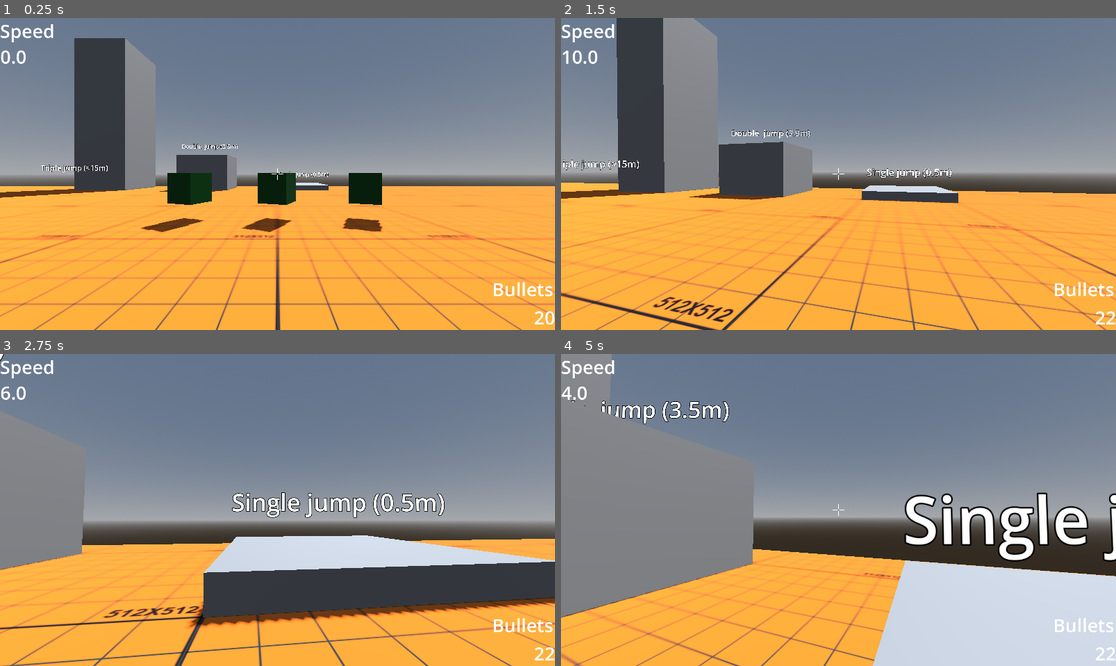
Above: before the commit, frames 1-4 (two rows, left to right).
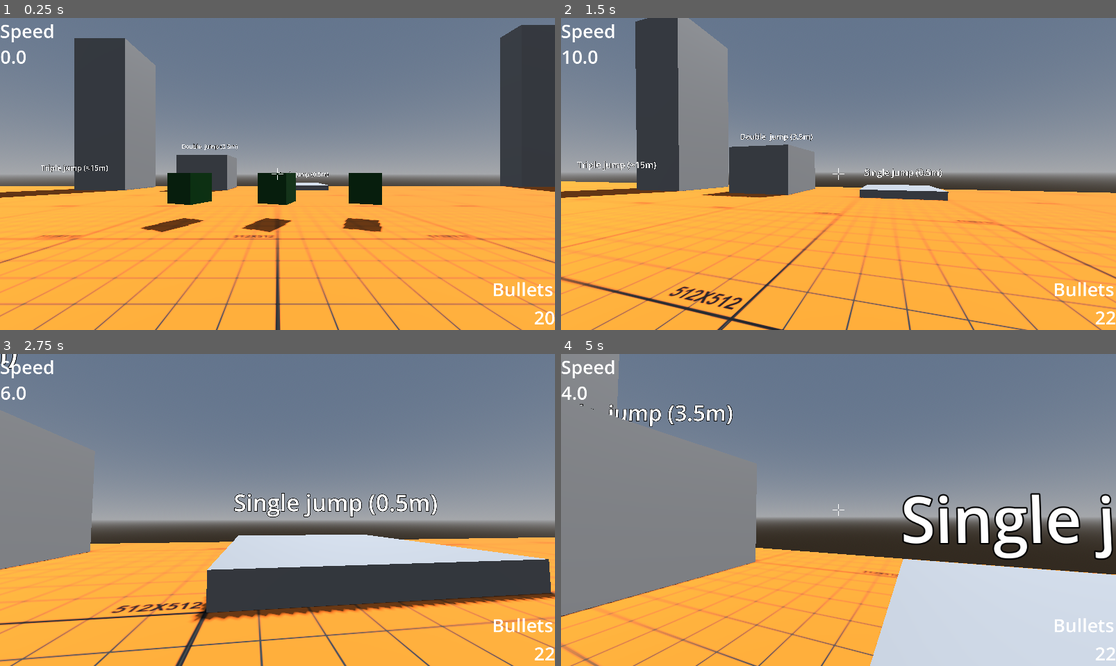
Above: after the commit, the same moments.

Repository: Nyedveg/Hop-Shot
Game: Godot game, scene res://prefabs/levels/testing_level/testing_level.tscn
The game is run twice, just before and just after one commit, with the same random seed, the same clock (stepped at 60 frames per second) and the same inputs.
Inputs (mouse positions are in pixels of both pictures, inside the frame that each line leads up to):
- Up to frame 1 (0.25 s): no input
- Up to frame 2 (1.5 s): move the mouse to (866, 174) at 0.52 s; hold W (move_forward) from 0.53 s (still down); click (866, 174) at 0.6 s; tap Q (interact, bound only before the commit) at 0.8, 1.35 s; move the mouse to (810, 174) at 1.27 s
- Up to frame 3 (2.75 s): keep holding W (move_forward); click (249, 510) at 1.55 s; move the mouse to (288, 503) at 2.02 s; hold Ctrl (crouch) from 2.03 s (still down); tap Q (interact, bound only before the commit) at 2.3 s
- Up to frame 4 (5 s): keep holding W (move_forward); move the mouse to (832, 516) at 2.77 s; release Ctrl (crouch) at 2.78 s; click (832, 516) at 2.85 s; move the mouse to (877, 513) at 3.52 s; tap Q (interact, bound only before the commit) at 3.6 s; move the mouse to (794, 506) at 4.27 s; tap Shift (sprint) at 4.35 s; click (794, 506) at 4.55 s

The runs differ from the first frame. In frame 1, 5.1% of the frame differs, in the area x 90-100%, y 2-56%; in frame 2, 12%, in the area x 0-100%, y 0-100%; in frame 3, 8.3%; in frame 4, 7.8%.

Commit message:
Added dynamic FOV based on movement speed and camera shake on weapon fire,
Addead camera_controller to player and changed some signal names to make more sense

Diff:
--- a/prefabs/levels/testing_level/testing_level.tscn
+++ b/prefabs/levels/testing_level/testing_level.tscn
@@ -160,6 +160,20 @@
 collision_mask = 6
 size = Vector3(6.24805, 4.78345, 1)
 
+[node name="CSGBox3D14" type="CSGBox3D" parent="Environment" groups=["shootable"]]
+transform = Transform3D(1, 0, 0, 0, 1, 0, 0, 0, 1, 72.9001, 10, -20.0774)
+use_collision = true
+collision_layer = 7
+collision_mask = 7
+size = Vector3(10, 20, 10)
+
+[node name="CSGBox3D13" type="CSGBox3D" parent="Environment" groups=["shootable"]]
+transform = Transform3D(1, 0, 0, 0, 1, 0, 0, 0, 1, 49.0766, 10, -26.215)
+use_collision = true
+collision_layer = 7
+collision_mask = 7
+size = Vector3(38.1479, 20, 2.415)
+
 [node name="CSGBox3D12" type="CSGBox3D" parent="Environment" groups=["shootable"]]
 transform = Transform3D(1, 0, 0, 0, 1, 0, 0, 0, 1, -17.5186, 7.51517, -22.5024)
 use_collision = true
@@ -200,6 +214,12 @@
 text = "Double  jump (3.5m)"
 font_size = 128
 
+[node name="Walljump" type="Label3D" parent="Environment"]
+transform = Transform3D(1, 0, 0, 0, 1, 0, 0, 0, 1, 34.478, 2.63571, -20.1778)
+billboard = 2
+text = "Walljump"
+font_size = 128
+
 [node name="Sprint DJ" type="Label3D" parent="Environment"]
 transform = Transform3D(1, 0, 0, 0, 1, 0, 0, 0, 1, 35.6823, 6.55899, 20.2498)
 billboard = 2
@@ -224,6 +244,6 @@
 transform = Transform3D(1, 0, 0, 0, 1, 0, 0, 0, 1, 0, -71, 0)
 
 [connection signal="set_ammo" from="." to="Player" method="_on_level_template_set_ammo"]
+[connection signal="UI_update_ammo" from="Player" to="." method="_on_player_ui_update_ammo"]
 [connection signal="player_shot_fired" from="Player" to="." method="_on_player_player_shot_fired"]
-[connection signal="player_update_ammo" from="Player" to="." method="_on_player_player_update_ammo"]
 [connection signal="body_entered" from="Areas/Death_Zone" to="." method="_on_death_zone_body_entered"]
--- a/prefabs/player/Player.gd
+++ b/prefabs/player/Player.gd
@@ -32,17 +32,18 @@
 var is_forward_moving = false
 var direction = Vector3()
 
-signal player_shot_fired(pos)
+signal player_shot_fired(pos : Vector3)
 signal equip_gun()
-signal player_set_ammo(ammoCount)
-signal player_change_ammo(ammoCount)
-signal player_update_ammo(currentAmmo)
+signal player_set_ammo(ammoCount : int)
+signal player_change_ammo(ammoCount : int)
+signal UI_update_ammo(currentAmmo : int)
+
 # PLAYER.
 @onready var head := $Head
-@onready var camera3d := $Head/Camera3D
+@onready var camera3d := $Head/Camera
 @onready var player_capsule := $CollisionShape3D
 @onready var head_check := $Head_check
-@onready var hand = $Head/Camera3D/Hand
+@onready var hand = $Head/Camera/Hand
 
 # Dictionary of weapon scenes
 var weapons = {
@@ -70,21 +71,9 @@
 		head.rotate_x(deg_to_rad(-event.relative.y * mouse_sense))
 		head.rotation.x = clamp(head.rotation.x, deg_to_rad(-90.0), deg_to_rad(90.0))
 
-func weapon_drop():
-	if Input.is_action_just_pressed("interact"):
-		if ! $Head/Camera3D/Hand.get_children().is_empty():
-			var weapon_node = $Head/Camera3D/Hand.get_child(0)
-			var weapon_name = weapon_node.name
-			if weapons.has(weapon_name):
-				var weapon_to_drop = weapons[weapon_name].drop_scene.instantiate()
-				get_tree().get_root().add_child(weapon_to_drop)
-				weapon_to_drop.global_transform = $Node3D.global_transform
-				weapon_node.queue_free()
-
 # CALLED EVERY FRAME. 'DELTA' IS THE ELAPSED TIME SINCE THE PREVIOUS FRAME.
 # ALSO THIS WILL HANDLE ALL THE PLAYERS MOVEMENT AND PHYSICS.
 func _physics_process(delta):
-	weapon_drop()
 	# ADDS CROUCHING TO THE PLAYER MEANING IT CALLS THE CROUCH FUNCTION WHICH WE MADE.
 	crouch(delta)
 
@@ -153,7 +142,7 @@
 
 # UI UPDATER PASSTHROUGH FOR UPDATING AMMO COUNT
 func _on_weapon_handler_update_ammo(currentAmmo):
-	emit_signal("player_update_ammo", currentAmmo)
+	emit_signal("UI_update_ammo", currentAmmo)
 
 # MAIN SCENE PASSTHROUGH FOR SETTING BULLET COUNT
 func _on_level_template_set_ammo(setAmmo):
--- a/prefabs/player/Player.tscn
+++ b/prefabs/player/Player.tscn
@@ -1,7 +1,8 @@
-[gd_scene load_steps=10 format=3 uid="uid://c2h5wi5d0wwxc"]
+[gd_scene load_steps=11 format=3 uid="uid://c2h5wi5d0wwxc"]
 
 [ext_resource type="Script" path="res://prefabs/player/Player.gd" id="1_8knlq"]
 [ext_resource type="Texture2D" uid="uid://oh70s64d6ot7" path="res://textures/temp_crosshair.png" id="2_b0r1b"]
+[ext_resource type="Script" path="res://scripts/player_camera_controller.gd" id="2_fsb5k"]
 [ext_resource type="Script" path="res://prefabs/player/Weapon_handler_script.gd" id="2_rsuso"]
 
 [sub_resource type="CapsuleShape3D" id="CapsuleShape3D_kjnyq"]
@@ -60,29 +61,33 @@
 [node name="Head" type="Node3D" parent="."]
 transform = Transform3D(1, 0, 0, 0, 1, 0, 0, 0, 1, 0, 0.6, 0)
 
-[node name="Camera3D" type="Camera3D" parent="Head"]
+[node name="Camera_Controller" type="Node3D" parent="Head"]
+script = ExtResource("2_fsb5k")
+default_fov = 75
+
+[node name="Camera" type="Camera3D" parent="Head"]
 environment = SubResource("Environment_oslwl")
 near = 0.001
 
-[node name="Weapon_handler" type="Node3D" parent="Head/Camera3D"]
+[node name="Weapon_handler" type="Node3D" parent="Head/Camera"]
 script = ExtResource("2_rsuso")
 
-[node name="Directional" type="Node3D" parent="Head/Camera3D"]
+[node name="Directional" type="Node3D" parent="Head/Camera"]
 transform = Transform3D(1, 0, 0, 0, 1, 0, 0, 0, 1, 0, 0, -2)
 
-[node name="AimCast" type="RayCast3D" parent="Head/Camera3D"]
+[node name="AimCast" type="RayCast3D" parent="Head/Camera"]
 target_position = Vector3(0, 0, -50)
 collision_mask = 4
 
-[node name="Hand" type="Node3D" parent="Head/Camera3D"]
+[node name="Hand" type="Node3D" parent="Head/Camera"]
 transform = Transform3D(1, 0, 0, 0, 1, 0, 0, 0, 1, 0.180779, -0.0996468, -0.185)
 
-[node name="AnimationPlayer" type="AnimationPlayer" parent="Head/Camera3D/Hand"]
+[node name="AnimationPlayer" type="AnimationPlayer" parent="Head/Camera/Hand"]
 libraries = {
 "": SubResource("AnimationLibrary_goww4")
 }
 
-[node name="Crosshair" type="TextureRect" parent="Head/Camera3D"]
+[node name="Crosshair" type="TextureRect" parent="Head/Camera"]
 anchors_preset = 8
 anchor_left = 0.5
 anchor_top = 0.5
@@ -101,8 +106,9 @@
 target_position = Vector3(0, 1, 0)
 collision_mask = 2
 
-[connection signal="equip_gun" from="." to="Head/Camera3D/Weapon_handler" method="_on_player_equip_gun"]
-[connection signal="player_change_ammo" from="." to="Head/Camera3D/Weapon_handler" method="_on_player_player_change_ammo"]
-[connection signal="player_set_ammo" from="." to="Head/Camera3D/Weapon_handler" method="_on_player_player_set_ammo"]
-[connection signal="shot_fired" from="Head/Camera3D/Weapon_handler" to="." method="_on_weapon_handler_shot_fired"]
-[connection signal="update_ammo" from="Head/Camera3D/Weapon_handler" to="." method="_on_weapon_handler_update_ammo"]
+[connection signal="equip_gun" from="." to="Head/Camera/Weapon_handler" method="_on_player_equip_gun"]
+[connection signal="player_change_ammo" from="." to="Head/Camera/Weapon_handler" method="_on_player_player_change_ammo"]
+[connection signal="player_set_ammo" from="." to="Head/Camera/Weapon_handler" method="_on_player_player_set_ammo"]
+[connection signal="shake_camera" from="Head/Camera/Weapon_handler" to="Head/Camera_Controller" method="_on_weapon_handler_shake_camera"]
+[connection signal="shot_fired" from="Head/Camera/Weapon_handler" to="." method="_on_weapon_handler_shot_fired"]
+[connection signal="update_ammo" from="Head/Camera/Weapon_handler" to="." method="_on_weapon_handler_update_ammo"]
--- a/prefabs/player/Weapon_handler_script.gd
+++ b/prefabs/player/Weapon_handler_script.gd
@@ -1,6 +1,7 @@
 extends Node3D
 
 signal shot_fired(pos)
+signal shake_camera(strength : float)
 signal update_ammo(currentAmmo)
 
 @onready var player = $"../.."
@@ -19,17 +20,18 @@
 	#WEAPON SHOOTING
 	if Input.is_action_just_pressed("fire") && equipped && ammo > 0:
 		if !hand_anim.is_playing():
+			ammo -= 1
 			hand_anim.play("firing_animation")
+			emit_signal("update_ammo", ammo)
+			emit_signal("shake_camera", 0.15)
 			if aimcast.is_colliding() && aimcast.get_collider().is_in_group("shootable"):
 				emit_signal("shot_fired", aimcast.get_collision_point())
-				ammo -= 1
-				emit_signal("update_ammo", ammo)
 
 # REDUNDANT UPDATER
 func _on_player_equip_gun():
 	equipped = true
 
-# INCRAMENTS AMMO  + UPDATES UI
+# INCRAMENTS AMMO + UPDATES UI
 func _on_player_player_change_ammo(ammoCount):
 	ammo += ammoCount
 	emit_signal("update_ammo", ammo)
--- a/project.godot
+++ b/project.godot
@@ -19,6 +19,7 @@
 
 window/size/viewport_width=1920
 window/size/viewport_height=1080
+window/stretch/aspect="expand"
 
 [input]
 
@@ -52,11 +53,6 @@
 "events": [Object(InputEventKey,"resource_local_to_scene":false,"resource_name":"","device":-1,"window_id":0,"alt_press …(182 unchanged characters)…
 ]
 }
-interact={
-"deadzone": 0.5,
-"events": [Object(InputEventKey,"resource_local_to_scene":false,"resource_name":"","device":-1,"window_id":0,"alt_pressed":false,"shift_pressed":false,"ctrl_pressed":false,"meta_pressed":false,"pressed":false,"keycode":0,"physical_keycode":81,"key_label":0,"unicode":113,"echo":false,"script":null)
-]
-}
 fire={
 "deadzone": 0.5,
 "events": [Object(InputEventMouseButton,"resource_local_to_scene":false,"resource_name":"","device":-1,"window_id":0,"a …(253 unchanged characters)…
--- a/scripts/Action_Listener_DEMO.gd
+++ b/scripts/Action_Listener_DEMO.gd
@@ -6,7 +6,7 @@
 var all_pressed = false
 @onready var text_pop = $"../TextPop"
 @onready var spawn_in = $"../spawn_weapon"
-var weapons = preload("res://weapons/weapon.tscn")
+var weapons = preload("res://prefabs/game objects/interactable/weapon/weapon.tscn")
 
 func spawn_weapon():
 	var weapon = weapons.instantiate()
--- a/scripts/Main_level_script.gd
+++ b/scripts/Main_level_script.gd
@@ -30,5 +30,5 @@
 	body.position = Vector3.ZERO + Vector3(0,5,0)
 
 # UPDATES THE UI TO SHOW CURRENT AMMO
-func _on_player_player_update_ammo(currentAmmo):
+func _on_player_ui_update_ammo(currentAmmo):
 	ammo_label.text = var_to_str(currentAmmo)
--- /dev/null
+++ b/scripts/player_camera_controller.gd
@@ -0,0 +1,37 @@
+extends Node3D
+
+@onready var camera = $"../Camera"
+@onready var player = $"../.."
+
+@export var default_fov: int
+
+@export var shakeFade: float = 15.0
+
+var rng = RandomNumberGenerator.new()
+
+var randomStrength: float
+var shake_strength: float = 0.0
+
+# Called when the node enters the scene tree for the first time.
+func _ready():
+	pass # Replace with function body.
+
+# Called every frame. 'delta' is the elapsed time since the previous frame.
+func _process(delta):
+	camera.fov = default_fov + player.velocity.length() / 2
+
+	if shake_strength > 0:
+		shake_strength = lerp(shake_strength, 0.0, shakeFade * delta)
+
+		camera.h_offset = rndOffset().x
+		camera.v_offset = rndOffset().y
+
+func rndOffset() -> Vector2:
+	return Vector2(rng.randf_range(-shake_strength,shake_strength), rng.randf_range(-shake_strength,shake_strength))
+
+func apply_shake():
+	shake_strength = randomStrength
+
+func _on_weapon_handler_shake_camera(strength):
+	randomStrength = strength
+	apply_shake()
